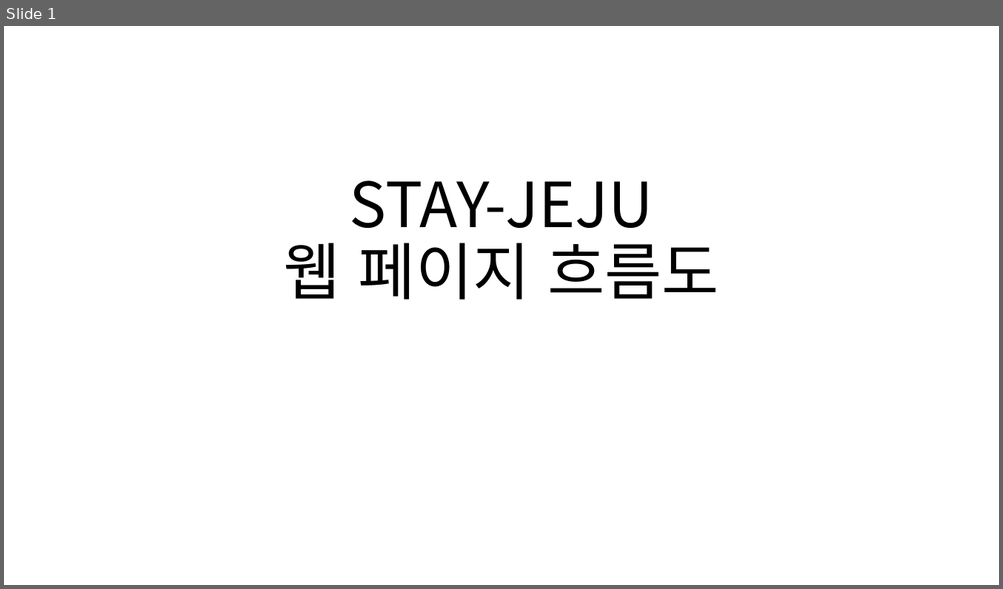
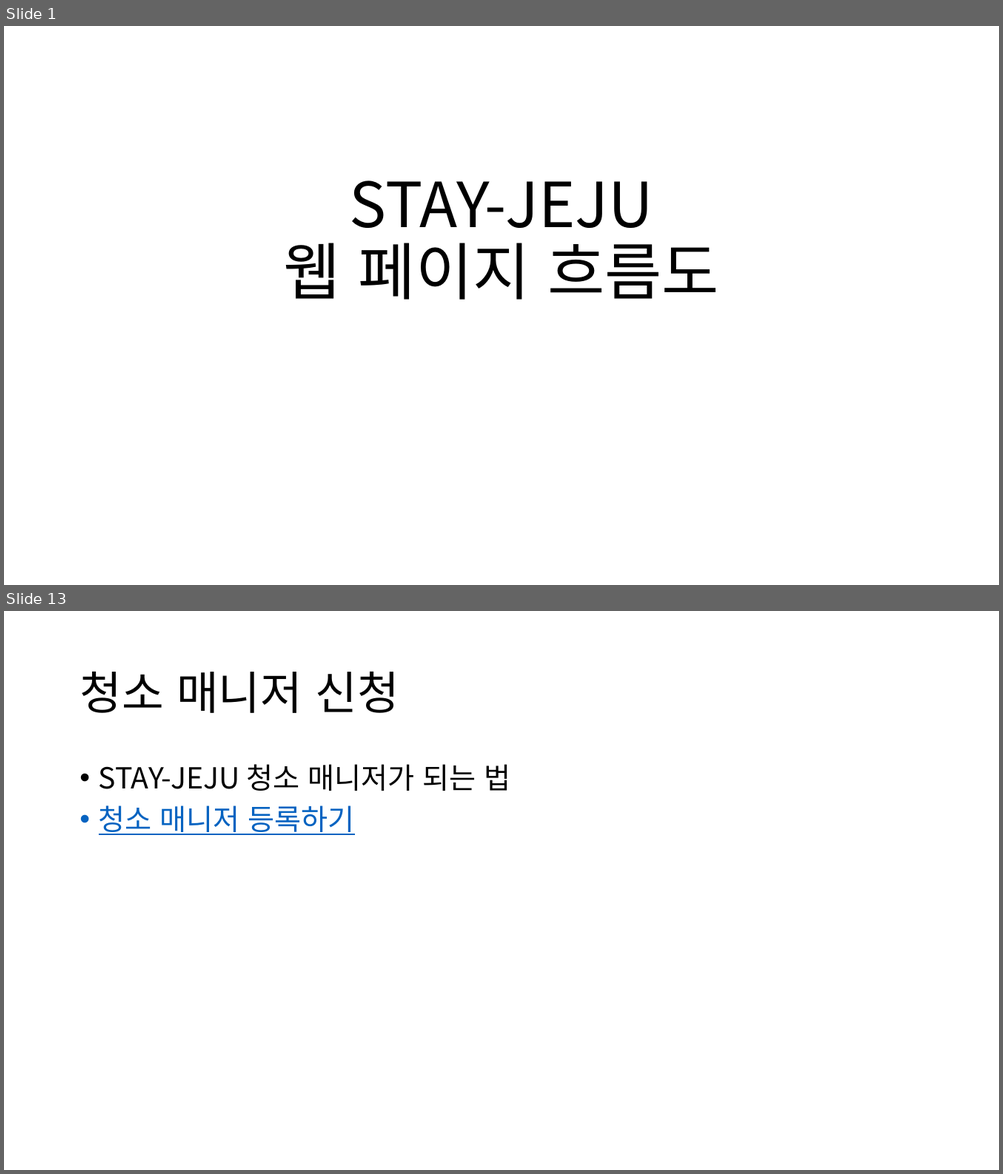
Before and after one commit to chyoojun/stay-jeju, a slide deck: doc/웹 페이지 흐름도.pptx. Shown one above the other, each under a label of ours: slide 1 before the commit, slides 1 and 13 after it; the slides between them are not shown. The pictures are 1003x589 and 1003x1174 pixels, drawn with LibreOffice and Linux fonts; fonts in the diff are those of the drawing. Boxes give left, top, right and bottom in pixels: in the first picture for what was removed or moved away, otherwise in the second. Text is boxed around its words. In the diff, an @@ line names an element or a change of style, - is before the commit and + after.

```diff
--- a/doc/웹 페이지 흐름도.pptx
+++ b/doc/웹 페이지 흐름도.pptx
@@ slide 13 added at (4, 611, 999, 1170), background #FFFFFF @@
@@ title added at (79, 671, 398, 713), 44 pt, text #000000 @@
+청소 매니저 신청
@@ text added at (99, 764, 510, 835), 28 pt, text #000000 @@
+• STAY-JEJU 청소 매니저가 되는 법
+• 청소 매니저 등록하기
```
Also in this commit, not shown: 14 other slides added, 1 slide removed.
